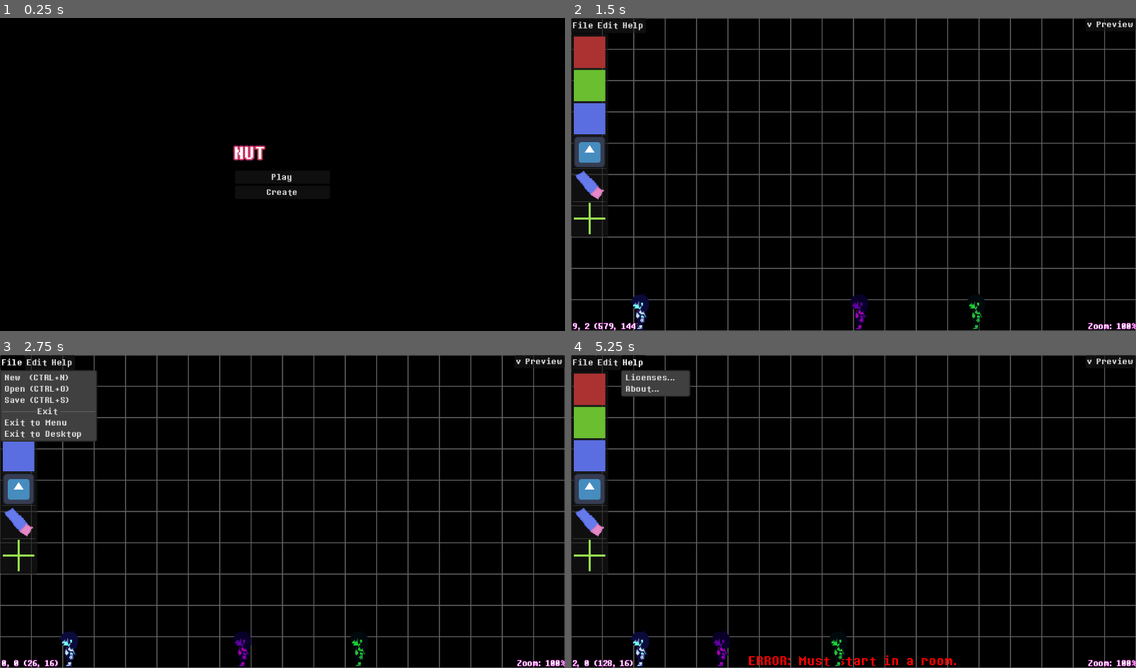
Above: before the commit, frames 1-4 (two rows, left to right).
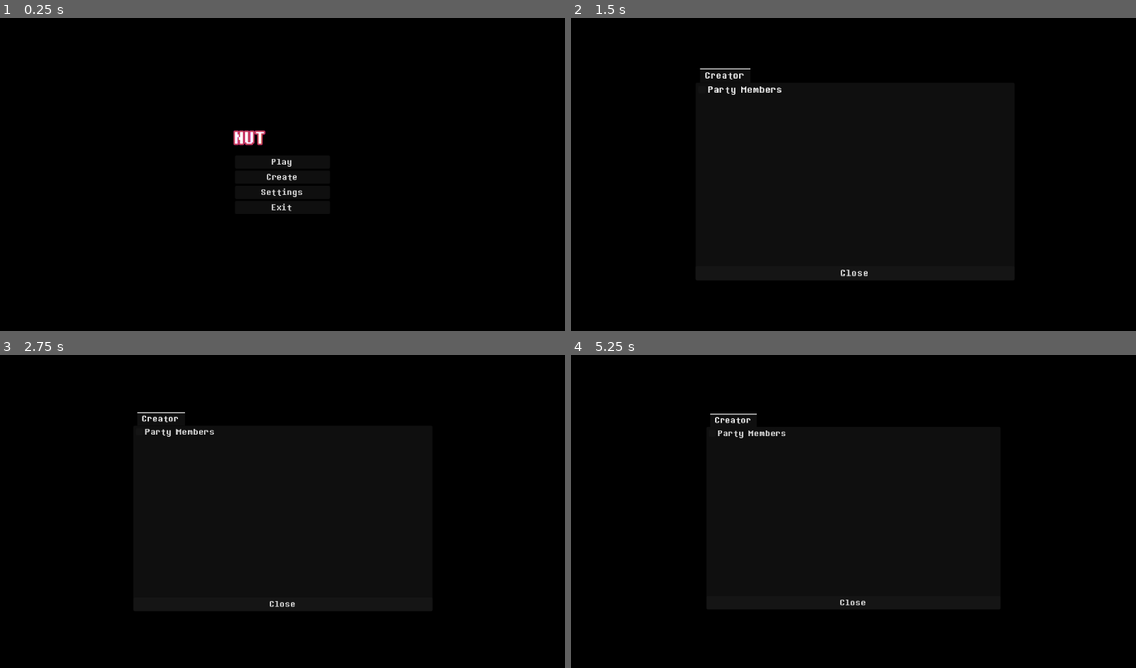
Above: after the commit, the same moments.

Repository: LunarTides/nutdealer
Game: Godot game, scene res://scenes/ui/main_menu.tscn
Same seed, same stepped clock (60 frames per second), same inputs: the game is played once before the commit and once after it. The engine's default icon, where the game draws it, is replaced by a stand-in: a white triangle on a blue panel in a dark square.
Inputs (mouse positions are in pixels of both pictures, inside the frame that each line leads up to):
- Up to frame 1 (0.25 s): no input
- Up to frame 2 (1.5 s): click (853, 193) at 0.5 s, where only the run after the commit has a clickable "Settings"; click (853, 89) at 1.25 s, where only the run after the commit has a clickable "Party Members"
- Up to frame 3 (2.75 s): click (11, 361) at 2 s, where only the run before the commit has a clickable "File"
- Up to frame 4 (5.25 s): click (610, 361) at 2.75 s, where only the run before the commit has a clickable "Edit"; click (1090, 361) at 3.5 s, where only the run before the commit has a clickable "v"; click (1113, 361) at 4.25 s, where only the run before the commit has a clickable "Preview"; click (633, 361) at 5 s, where only the run before the commit has a clickable "Help"

The runs differ from the first frame. In frame 1, 0.7% of the frame differs, in the area x 41-54%, y 35-62%; in frame 2, 11%; in frame 3, 13%, in the area x 0-100%, y 0-100%; in frame 4, 12%.

Commit message:
Add settings

Diff:
--- a/project.godot
+++ b/project.godot
@@ -29,6 +29,7 @@
 GameData="*uid://l5dh4ucr6esa"
 Room="*uid://bowcpndgm5uca"
 Encounter="*uid://b1154jyvopxp2"
+Settings="*uid://c6ypmkq6wonqm"
 
 [debug]
 
--- /dev/null
+++ b/resources/settings/creator_settings.gd
@@ -0,0 +1,8 @@
+extends Resource
+class_name CreatorSettings
+
+@export var party_members_enabled: bool = true:
+	set(value):
+		if party_members_enabled != value:
+			party_members_enabled = value
+			emit_changed()
--- a/scenes/character/creator_party_member.gd
+++ b/scenes/character/creator_party_member.gd
@@ -22,12 +22,17 @@
 var state: State = State.Moving
 var target: Vector2
 var in_dialogue: bool = false
+var enabled: bool:
+	get:
+		return Settings.creator.party_members_enabled
 
 # Called when the node enters the scene tree for the first time.
 func _ready() -> void:
 	position.y = Global.screen_size.y - 32 - 6
 	position.x = randf_range(32, Global.screen_size.x - 32)
 	create_state_loop()
+
+	visible = enabled
 
 	Game.play_start.connect(func() -> void:
 		# TODO: Play animation of jumping through the veil.
@@ -36,6 +41,9 @@
 	)
 	Game.play_end.connect(func() -> void:
 		show()
+	)
+	Settings.changed.connect(func() -> void:
+		visible = enabled
 	)
 
 
--- a/scenes/ui/creator/party_member_manager.gd
+++ b/scenes/ui/creator/party_member_manager.gd
@@ -1,16 +1,30 @@
 extends Node
 
 var in_dialogue: bool = false
+var enabled: bool:
+	get:
+		return Settings.creator.party_members_enabled
 
 # Called when the node enters the scene tree for the first time.
 func _ready() -> void:
 	create_dialogue_loop()
 
+	process_mode = Node.PROCESS_MODE_INHERIT if enabled else Node.PROCESS_MODE_DISABLED
+
 	Game.play_start.connect(func() -> void:
+		if not enabled:
+			return
+
 		process_mode = Node.PROCESS_MODE_DISABLED
 	)
 	Game.play_end.connect(func() -> void:
+		if not enabled:
+			return
+
 		process_mode = Node.PROCESS_MODE_INHERIT
+	)
+	Settings.changed.connect(func() -> void:
+		process_mode = Node.PROCESS_MODE_INHERIT if enabled else Node.PROCESS_MODE_DISABLED
 	)
 
 func create_dialogue_loop() -> void:
--- a/scenes/ui/creator/pause_menu.gd
+++ b/scenes/ui/creator/pause_menu.gd
@@ -1,4 +1,6 @@
 extends Control
+
+const SETTINGS: PackedScene = preload("uid://haqo8dlnsblw")
 
 # Called when the node enters the scene tree for the first time.
 func _ready() -> void:
@@ -16,6 +18,12 @@
 func _on_close_button_pressed() -> void:
 	hide()
 
+func _on_settings_button_pressed() -> void:
+	var settings: Control = SETTINGS.instantiate()
+	add_sibling(settings)
+
+	hide()
+	settings.closed.connect(show)
 
 func _on_exit_to_menu_button_pressed() -> void:
 	exit_to_menu()
@@ -45,4 +53,5 @@
 	WorldSave.save_then(force_exit_to_desktop)
 
 func force_exit_to_desktop() -> void:
+	Settings.save_settings()
 	get_tree().quit()
--- a/scenes/ui/creator/pause_menu.tscn
+++ b/scenes/ui/creator/pause_menu.tscn
@@ -33,6 +33,10 @@
 layout_mode = 2
 text = "Close"
 
+[node name="SettingsButton" type="Button" parent="PanelContainer/VBoxContainer" unique_id=2085465254]
+layout_mode = 2
+text = "Settings"
+
 [node name="ExitToMenuButton" type="Button" parent="PanelContainer/VBoxContainer" unique_id=411782081]
 layout_mode = 2
 text = "Exit to Menu"
@@ -42,5 +46,6 @@
 text = "Exit to Desktop"
 
 [connection signal="pressed" from="PanelContainer/VBoxContainer/CloseButton" to="." method="_on_close_button_pressed"]
+[connection signal="pressed" from="PanelContainer/VBoxContainer/SettingsButton" to="." method="_on_settings_button_pressed"]
 [connection signal="pressed" from="PanelContainer/VBoxContainer/ExitToMenuButton" to="." method="_on_exit_to_menu_button_pressed"]
 [connection signal="pressed" from="PanelContainer/VBoxContainer/ExitToDesktopButton" to="." method="_on_exit_to_desktop_button_pressed"]
--- a/scenes/ui/main_menu.gd
+++ b/scenes/ui/main_menu.gd
@@ -2,6 +2,7 @@
 extends Control
 
 const CREATOR_DARK_WORLD_UI: PackedScene = preload("uid://cidw2jv7myp3u")
+const SETTINGS: PackedScene = preload("uid://haqo8dlnsblw")
 
 @export var grid_move_speed: float = 300
 @export var grid_move_repeat_frequency: int = 4
@@ -47,9 +48,19 @@
 
 	WorldSave.create_open_world_dialogue()
 
-
 func _on_create_button_pressed() -> void:
 	get_tree().change_scene_to_packed(CREATOR_DARK_WORLD_UI)
+
+func _on_settings_button_pressed() -> void:
+	var settings: Control = SETTINGS.instantiate()
+	add_sibling(settings)
+
+	hide()
+	settings.closed.connect(show)
+
+func _on_exit_button_pressed() -> void:
+	Settings.save_settings()
+	get_tree().quit()
 
 func init_grid() -> void:
 	# Move the grid a little left and make it a little bigger.
--- a/scenes/ui/main_menu.tscn
+++ b/scenes/ui/main_menu.tscn
@@ -481,14 +481,22 @@
 layout_mode = 2
 text = "Create"
 
+[node name="SettingsButton" type="Button" parent="VBoxContainer" unique_id=602271906]
+layout_mode = 2
+text = "Settings"
+
+[node name="ExitButton" type="Button" parent="VBoxContainer" unique_id=693870745]
+layout_mode = 2
+text = "Exit"
+
 [node name="Grid" type="TextureRect" parent="." unique_id=1500288263]
 modulate = Color(0.38851848, 0.38851848, 0.38851845, 1)
 z_index = -10
 layout_mode = 0
-offset_left = -148.4911
-offset_top = -107.510635
-offset_right = 1259.5089
-offset_bottom = 788.4894
+offset_left = -250.676
+offset_top = -5.3240743
+offset_right = 1157.324
+offset_bottom = 890.6759
 mouse_filter = 2
 texture = ExtResource("2_fe2o3")
 stretch_mode = 1
@@ -504,3 +512,5 @@
 [connection signal="animation_finished" from="VBoxContainer/TitleContainer/Intro/AnimationPlayer" to="." method="_on_animation_player_animation_finished"]
 [connection signal="pressed" from="VBoxContainer/PlayButton" to="." method="_on_play_button_pressed"]
 [connection signal="pressed" from="VBoxContainer/CreateButton" to="." method="_on_create_button_pressed"]
+[connection signal="pressed" from="VBoxContainer/SettingsButton" to="." method="_on_settings_button_pressed"]
+[connection signal="pressed" from="VBoxContainer/ExitButton" to="." method="_on_exit_button_pressed"]
--- /dev/null
+++ b/scenes/ui/settings.gd
@@ -0,0 +1,23 @@
+extends Control
+
+signal closed
+
+@export var party_members_check_box: CheckBox
+
+# Called when the node enters the scene tree for the first time.
+func _ready() -> void:
+	party_members_check_box.button_pressed = Settings.creator.party_members_enabled
+
+
+# Called every frame. 'delta' is the elapsed time since the previous frame.
+func _process(delta: float) -> void:
+	pass
+
+
+func _on_party_members_check_box_toggled(toggled_on: bool) -> void:
+	Settings.creator.party_members_enabled = toggled_on
+
+
+func _on_close_button_pressed() -> void:
+	closed.emit()
+	queue_free()
--- /dev/null
+++ b/scenes/ui/settings.tscn
@@ -0,0 +1,46 @@
+[gd_scene format=3 uid="uid://haqo8dlnsblw"]
+
+[ext_resource type="Script" uid="uid://c6ou2ipnnhnv5" path="res://scenes/ui/settings.gd" id="1_8wfqe"]
+
+[node name="SettingsUI" type="Control" unique_id=1952239954 node_paths=PackedStringArray("party_members_check_box")]
+layout_mode = 3
+anchors_preset = 15
+anchor_right = 1.0
+anchor_bottom = 1.0
+grow_horizontal = 2
+grow_vertical = 2
+script = ExtResource("1_8wfqe")
+party_members_check_box = NodePath("TabContainer/Creator/PartyMembersCheckBox")
+
+[node name="TabContainer" type="TabContainer" parent="." unique_id=927278826]
+custom_minimum_size = Vector2(600, 400)
+layout_mode = 1
+anchors_preset = 8
+anchor_left = 0.5
+anchor_top = 0.5
+anchor_right = 0.5
+anchor_bottom = 0.5
+offset_left = -4.0
+offset_top = -20.0
+offset_right = 4.0
+offset_bottom = 20.0
+grow_horizontal = 2
+grow_vertical = 2
+current_tab = 0
+
+[node name="Creator" type="VBoxContainer" parent="TabContainer" unique_id=1260849108]
+layout_mode = 2
+metadata/_tab_index = 0
+
+[node name="PartyMembersCheckBox" type="CheckBox" parent="TabContainer/Creator" unique_id=1552373052]
+layout_mode = 2
+tooltip_text = "If the party members should wander about in the creator."
+text = "Party Members"
+
+[node name="CloseButton" type="Button" parent="TabContainer/Creator" unique_id=1559712253]
+layout_mode = 2
+size_flags_vertical = 10
+text = "Close"
+
+[connection signal="toggled" from="TabContainer/Creator/PartyMembersCheckBox" to="." method="_on_party_members_check_box_toggled"]
+[connection signal="pressed" from="TabContainer/Creator/CloseButton" to="." method="_on_close_button_pressed"]
--- /dev/null
+++ b/scripts/autoload/settings.gd
@@ -0,0 +1,39 @@
+extends Node
+
+signal changed
+
+var path: String = "user://settings.cfg"
+var creator: CreatorSettings = CreatorSettings.new()
+
+# Called when the node enters the scene tree for the first time.
+func _ready() -> void:
+	load_settings()
+
+	creator.changed.connect(changed.emit)
+
+
+# Called every frame. 'delta' is the elapsed time since the previous frame.
+func _process(delta: float) -> void:
+	pass
+
+func _notification(what: int) -> void:
+	if what == NOTIFICATION_WM_CLOSE_REQUEST:
+		save_settings()
+
+func save_settings() -> void:
+	var settings: ConfigFile = ConfigFile.new()
+
+	settings.set_value("creator", "party_members_enabled", creator.party_members_enabled)
+
+	settings.save(path)
+
+func load_settings() -> void:
+	if not FileAccess.file_exists(path):
+		return
+
+	var settings: ConfigFile = ConfigFile.new()
+	settings.load(path)
+
+	for key: String in settings.get_section_keys("creator"):
+		var value: Variant = settings.get_value("creator", key)
+		creator.set(key, value)
Not shown, added: resources/settings/creator_settings.gd.uid
Not shown, added: scenes/ui/settings.gd.uid
Not shown, added: scripts/autoload/settings.gd.uid
